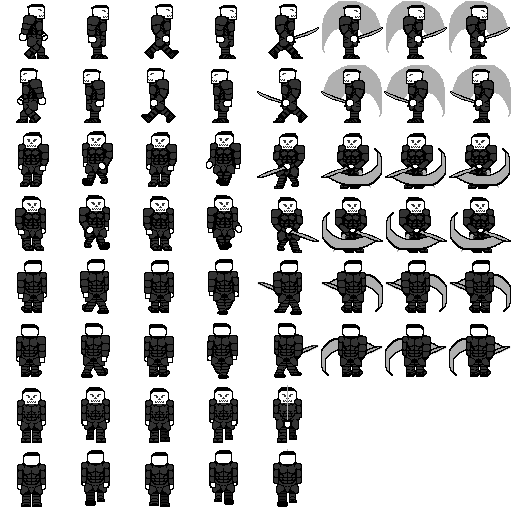
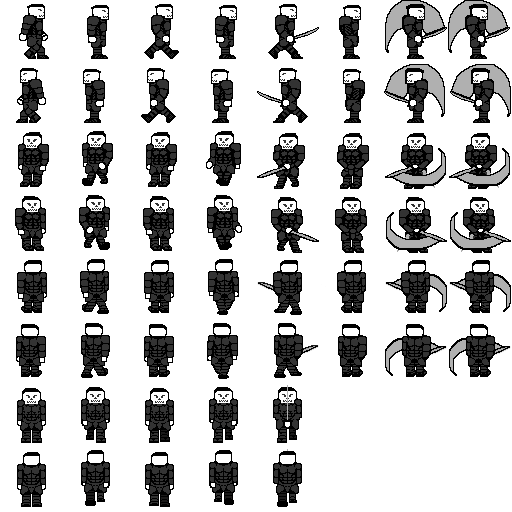
Before/after of a 512 × 512 layered artwork. What changed in the layer stack:
added layer "Pasted Layer #7" above "attackBackLeft2 #1" over [321, 278, 337, 291]
hid "attackBackLeft2 #1" over [321, 274, 383, 312]
added layer "Pasted Layer #2" above "attackFrontLeft4 copy #1new #2" over [343, 69, 365, 107]
hid "attackFrontLeft4 copy #1new #1", moved it above "attackFrontLeft2 copy #3" over [321, 65, 382, 117]
painted on "attackFrontLeft2 #2" over [385, 64, 445, 117]
added layer "attackFrontLeft3 copy #1new #3" above "attackFrontLeft3 copy #1new #2" over [451, 64, 511, 117]
hid "attackFrontLeft3 copy #1new #1", painted on it over [451, 65, 511, 117]
added layer "Pasted Layer #6" above "attackFrontLeft2 copy 2" over [337, 160, 369, 187]
hid "attackFrontLeft2 copy 2" over [321, 148, 382, 188]
painted on "attackBackRight3 copy" over [321, 338, 383, 376]
added layer "attackFrontRight2 copy #5" above "attackFrontRight2 copy #3" over [385, 0, 445, 53]
hid "attackFrontRight2 copy #3", painted on it over [386, 1, 445, 53]
added layer "attackFrontRight2 copy #6" above "attackFrontRight2 copy #4" over [448, 0, 508, 53]
hid "attackFrontRight2 copy #4", painted on it over [449, 1, 508, 53]
added layer "Pasted Layer #5" above "attackFrontRight4 copy #1 new #1" over [339, 5, 361, 43]
hid "attackFrontRight4 copy #1 new #1", painted on it over [322, 1, 383, 53]
painted on "attackFrontRight3 copy new copy" over [322, 212, 383, 252]
